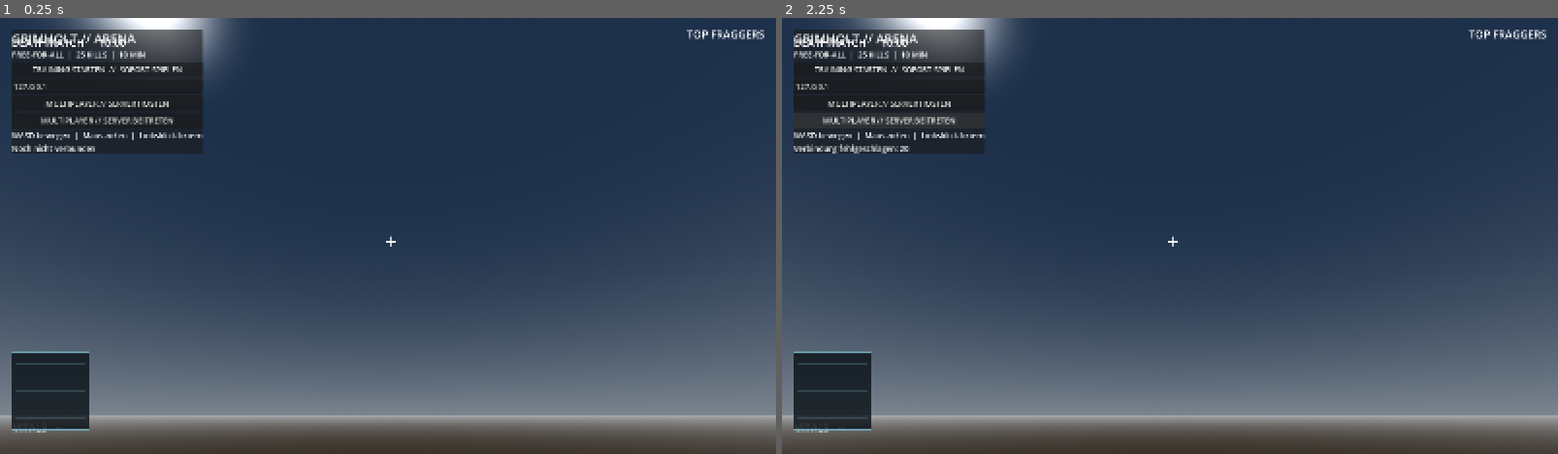
Above: before the commit, frames 1-2 (left to right).
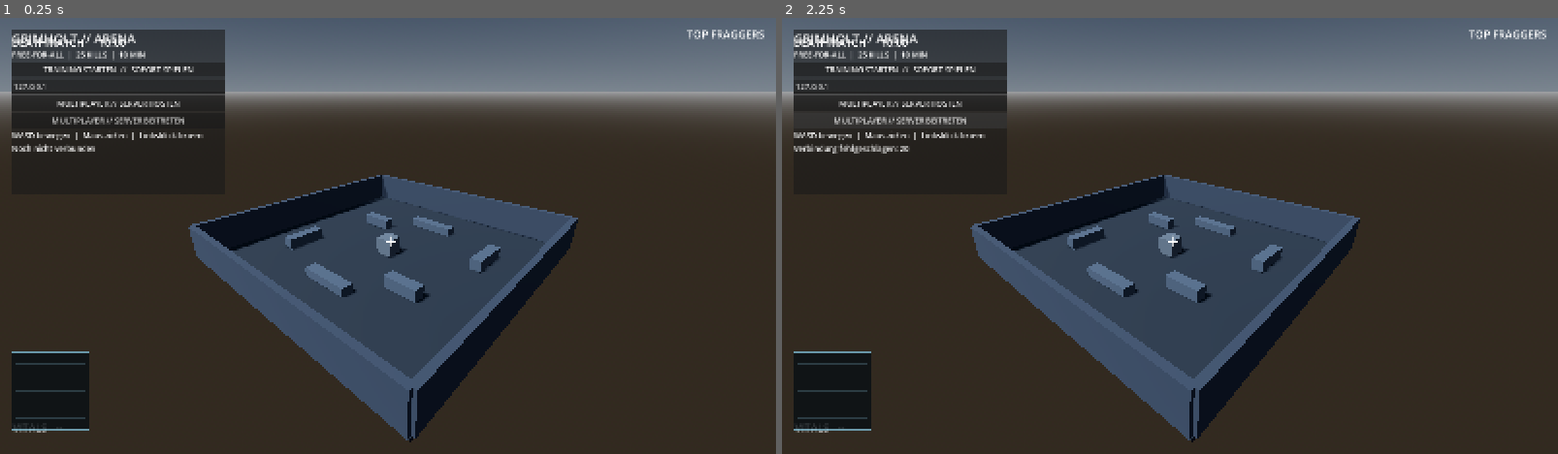
Above: after the commit, the same moments.

Repository: HazelTheSquirrel/Grimholt-Test
Game: Godot game, scene res://scenes/main.tscn
The game is run twice, just before and just after one commit, with the same random seed, the same clock (stepped at 60 frames per second) and the same inputs.
Inputs:
- Up to frame 1 (0.25 s): no input
- Up to frame 2 (2.25 s): click "TRAINING STARTEN // SOFORT SP…" at 0.5 s; click "MULTIPLAYER // SERVER HOSTEN" at 1.25 s; click "MULTIPLAYER // SERVER BEITRET…" at 2 s

The runs differ from the first frame. In frame 1, 81% of the frame differs, in the area x 0-100%, y 0-100%; in frame 2, 81%.

Commit message:
Polish arena preview and expand start menu layout

Diff:
--- a/Grimholt/scenes/shooter/arena.tscn
+++ b/Grimholt/scenes/shooter/arena.tscn
@@ -145,7 +145,8 @@
 shadow_enabled = true
 
 [node name="PreviewCamera" type="Camera3D" parent="."]
-transform = Transform3D(0.866025, -0.25, 0.433013, 0, 0.866025, -0.5, -0.5, -0.433013, -0.75, 34, 27, 38)
+position = Vector3(34, 27, 38)
+rotation_degrees = Vector3(-25, 42, 0)
 current = true
 fov = 70.0
 
--- a/Grimholt/scripts/shooter/main.gd
+++ b/Grimholt/scripts/shooter/main.gd
@@ -104,7 +104,7 @@
 	add_child(menu_layer)
 	var panel := PanelContainer.new()
 	panel.position = Vector2(24, 24)
-	panel.custom_minimum_size = Vector2(340, 220)
+	panel.custom_minimum_size = Vector2(440, 340)
 	menu_layer.add_child(panel)
 	var column := VBoxContainer.new()
 	panel.add_child(column)
Not shown: 1 places in Grimholt/scenes/shooter/arena.tscn that only renumber resources
